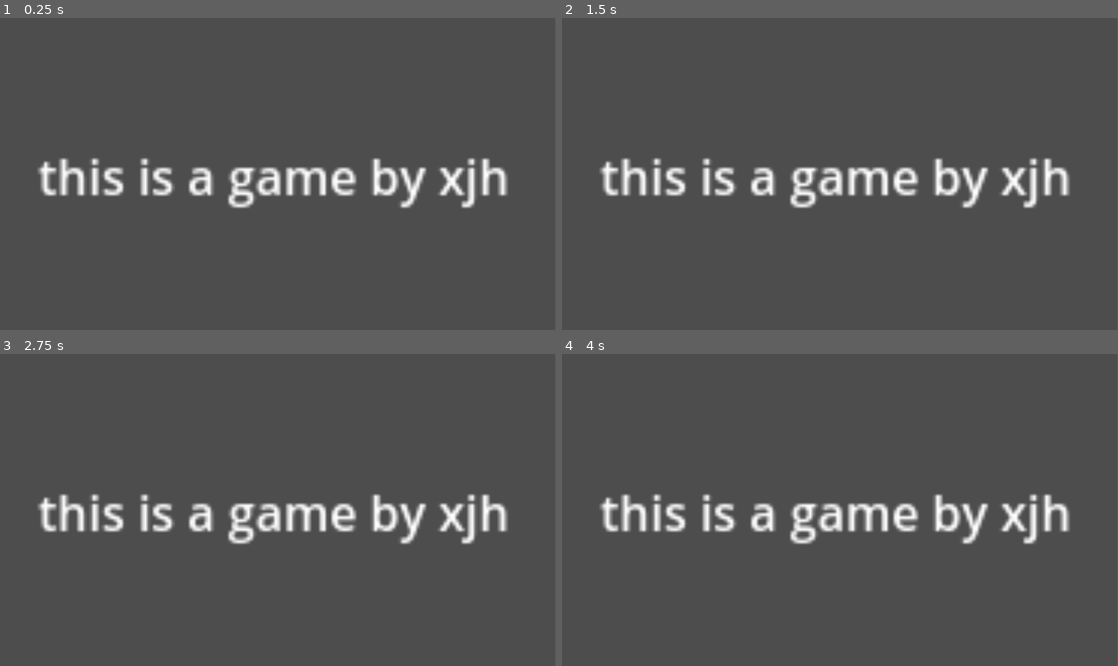
Above: before the commit, frames 1-4 (two rows, left to right).
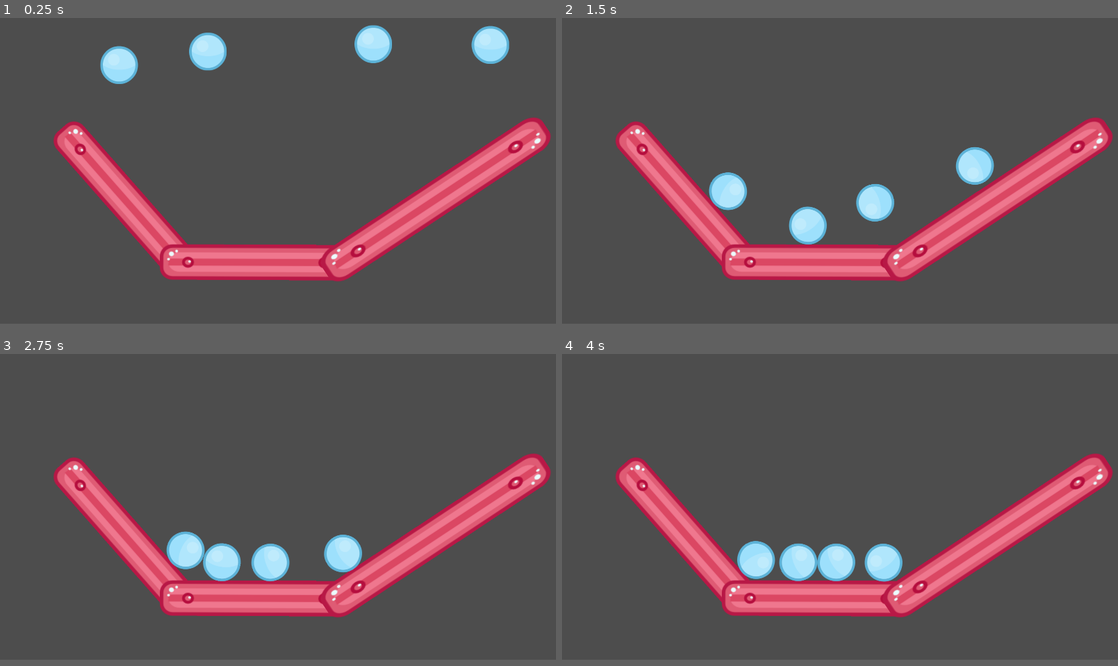
Above: after the commit, the same moments.

Repository: jiahaoxiang2000/hello-godot
Game: Godot game, scene res://sense/main.tscn
The game is run twice, just before and just after one commit, with the same random seed, the same clock (stepped at 60 frames per second) and the same inputs.
Inputs:
- Up to frame 1 (0.25 s): no input
- Up to frame 2 (1.5 s): no input
- Up to frame 3 (2.75 s): no input
- Up to frame 4 (4 s): no input
In our replay, the window is 799x449 before the commit and 800x440 after it. These sizes can differ from the game's own. Grey fills any space a smaller window leaves; there, only what the larger window draws over its background counts as a difference.

The runs differ from the first frame. In frame 1, 19% of the frame differs, in the area x 6-100%, y 2-85%; in frame 2, 18%; in frame 3, 19%; in frame 4, 19%.

Commit message:
ball  collision wall

Diff:
--- /dev/null
+++ b/compose/Wall.tscn
@@ -0,0 +1,20 @@
+[gd_scene load_steps=3 format=3 uid="uid://boautaiyo7jnf"]
+
+[ext_resource type="Texture2D" uid="uid://dx4gkctghnmu" path="res://assets/Bouncy Platform Long.png" id="1_lck6b"]
+
+[sub_resource type="CapsuleShape2D" id="CapsuleShape2D_rfmy8"]
+radius = 28.76
+height = 309.37
+
+[node name="Wall" type="Node2D"]
+
+[node name="StaticBody2D" type="StaticBody2D" parent="."]
+
+[node name="Sprite2D" type="Sprite2D" parent="StaticBody2D"]
+scale = Vector2(2.2, 2.2)
+texture = ExtResource("1_lck6b")
+
+[node name="CollisionShape2D" type="CollisionShape2D" parent="StaticBody2D"]
+rotation = 1.5708
+scale = Vector2(2.10743, 2.16099)
+shape = SubResource("CapsuleShape2D_rfmy8")
--- /dev/null
+++ b/compose/ball.tscn
@@ -0,0 +1,20 @@
+[gd_scene load_steps=4 format=3 uid="uid://b6eu33h48pf84"]
+
+[ext_resource type="Texture2D" uid="uid://dxcmv76e8a8x2" path="res://assets/ballBlue_10.png" id="1_s76sy"]
+
+[sub_resource type="PhysicsMaterial" id="PhysicsMaterial_x7lrl"]
+friction = 0.5
+bounce = 0.5
+
+[sub_resource type="CircleShape2D" id="CircleShape2D_hdm5g"]
+
+[node name="RigidBody2D" type="RigidBody2D"]
+physics_material_override = SubResource("PhysicsMaterial_x7lrl")
+
+[node name="Sprite2D" type="Sprite2D" parent="."]
+scale = Vector2(0.894502, 0.904291)
+texture = ExtResource("1_s76sy")
+
+[node name="CollisionShape2D" type="CollisionShape2D" parent="."]
+scale = Vector2(6.655, 6.655)
+shape = SubResource("CircleShape2D_hdm5g")
--- /dev/null
+++ b/compose/balls.tscn
@@ -0,0 +1,17 @@
+[gd_scene load_steps=2 format=3 uid="uid://eq5hki4t16lk"]
+
+[ext_resource type="PackedScene" uid="uid://b6eu33h48pf84" path="res://compose/ball.tscn" id="1_3gtgg"]
+
+[node name="balls" type="Node"]
+
+[node name="ball" parent="." instance=ExtResource("1_3gtgg")]
+position = Vector2(420, 138)
+
+[node name="ball2" parent="." instance=ExtResource("1_3gtgg")]
+position = Vector2(1729, 67)
+
+[node name="ball3" parent="." instance=ExtResource("1_3gtgg")]
+position = Vector2(733, 90)
+
+[node name="ball4" parent="." instance=ExtResource("1_3gtgg")]
+position = Vector2(1316, 64)
--- a/project.godot
+++ b/project.godot
@@ -14,3 +14,8 @@
 run/main_scene="res://sense/main.tscn"
 config/features=PackedStringArray("4.3", "Forward Plus")
 config/icon="res://icon.svg"
+
+[display]
+
+window/size/viewport_width=1960
+window/size/viewport_height=1080
--- /dev/null
+++ b/sense/gd.tscn
@@ -0,0 +1,3 @@
+[gd_scene format=3 uid="uid://csje2j0ooutv5"]
+
+[node name="Gd" type="Node2D"]
--- a/sense/main.tscn
+++ b/sense/main.tscn
@@ -1,11 +1,37 @@
-[gd_scene format=3 uid="uid://ddl5wu1yw304o"]
+[gd_scene load_steps=3 format=3 uid="uid://ddl5wu1yw304o"]
+
+[ext_resource type="PackedScene" uid="uid://b6eu33h48pf84" path="res://compose/ball.tscn" id="1_qjxdg"]
+[ext_resource type="PackedScene" uid="uid://boautaiyo7jnf" path="res://compose/Wall.tscn" id="2_bo75d"]
 
 [node name="Node" type="Node"]
 
-[node name="Label" type="Label" parent="."]
-offset_left = 79.0
-offset_top = 255.0
-offset_right = 235.0
-offset_bottom = 278.0
-scale = Vector2(6.28, 6.28)
-text = "this is a game by xjh"
+[node name="walls" type="Node" parent="."]
+
+[node name="Wall" parent="walls" instance=ExtResource("2_bo75d")]
+position = Vector2(440, 642)
+rotation = 0.850819
+scale = Vector2(1, 1)
+
+[node name="Wall2" parent="walls" instance=ExtResource("2_bo75d")]
+position = Vector2(900, 863)
+rotation = 0.00377756
+scale = Vector2(1, 1)
+
+[node name="Wall3" parent="walls" instance=ExtResource("2_bo75d")]
+position = Vector2(1536, 641)
+rotation = -0.584484
+scale = Vector2(1.38499, 1)
+
+[node name="balls" type="Node" parent="."]
+
+[node name="ball" parent="balls" instance=ExtResource("1_qjxdg")]
+position = Vector2(420, 138)
+
+[node name="ball2" parent="balls" instance=ExtResource("1_qjxdg")]
+position = Vector2(1729, 67)
+
+[node name="ball3" parent="balls" instance=ExtResource("1_qjxdg")]
+position = Vector2(733, 90)
+
+[node name="ball4" parent="balls" instance=ExtResource("1_qjxdg")]
+position = Vector2(1316, 64)
Binary file added: assets/Bouncy Platform Long.png
Not shown, added: assets/Bouncy Platform Long.png.import
Binary file added: assets/Bouncy Platform Medium.png
Not shown, added: assets/Bouncy Platform Medium.png.import
Binary file added: assets/ballBlue_10.png
Not shown, added: assets/ballBlue_10.png.import
